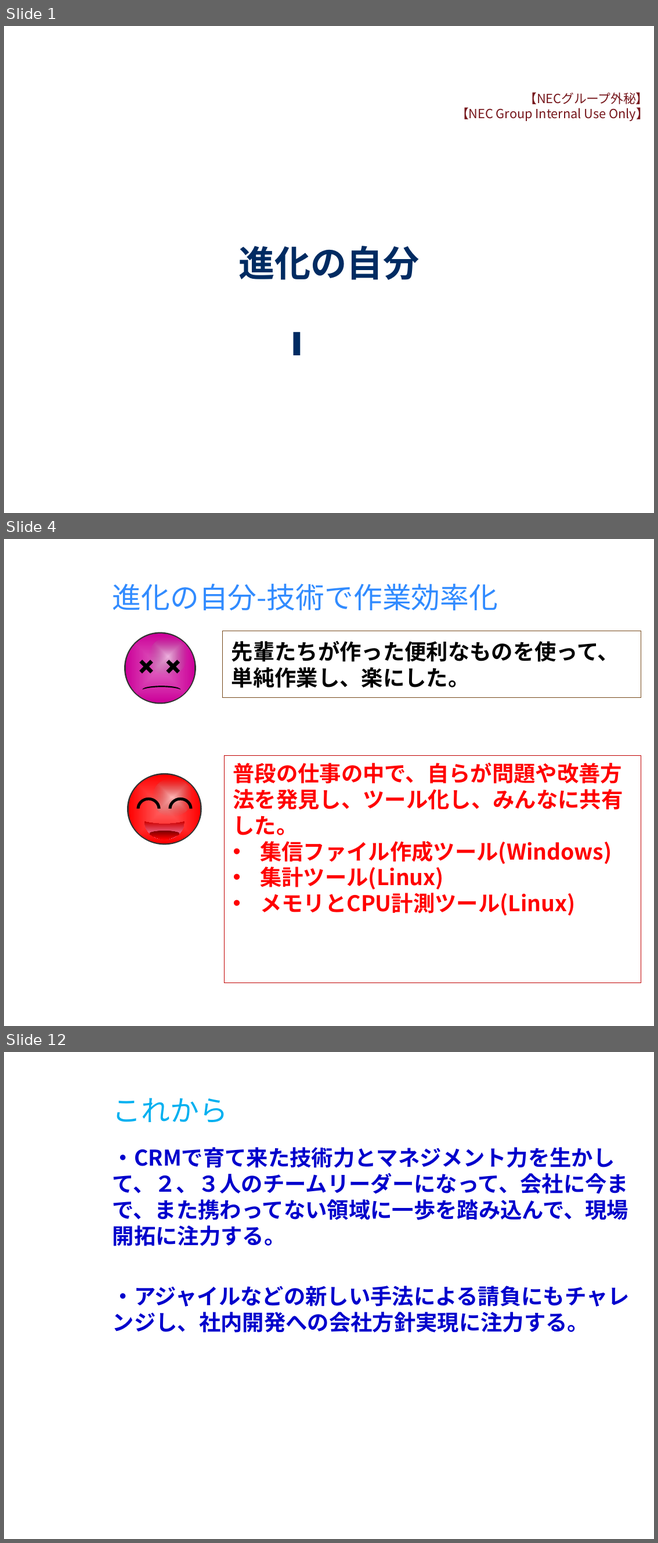
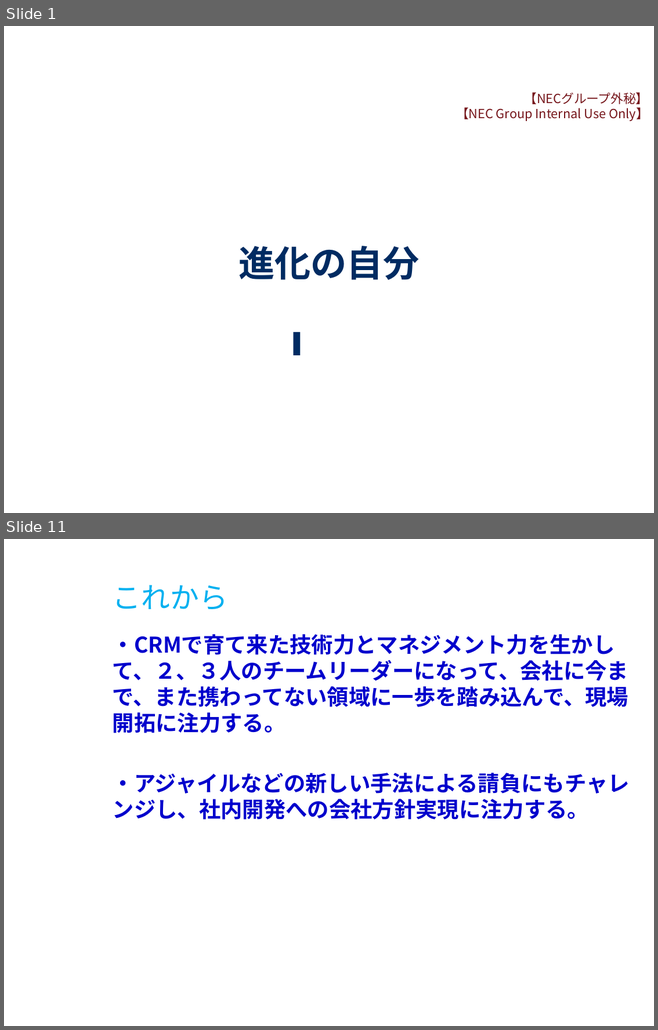
Before and after one commit to milo-bb/test, a slide deck: 昇格プレゼン(徐洋)_new.pptx. Shown one above the other, each under a label of ours: slides 1, 4 and 12 before the commit, slides 1 and 11 after it; the slides between them are not shown. The pictures are 658x1543 and 658x1030 pixels, drawn with LibreOffice and Linux fonts; fonts in the diff are those of the drawing; background and template pictures are left out. Boxes give left, top, right and bottom in pixels: in the first picture for what was removed or moved away, otherwise in the second. Text is boxed around its words. In the diff, an @@ line names an element or a change of style, - is before the commit and + after.

```diff
--- a/昇格プレゼン(徐洋)_new.pptx
+++ b/昇格プレゼン(徐洋)_new.pptx
@@ slide 4 removed at (4,539,654,1026), background picture (left out) @@
@@ title removed at (112,584,498,610) @@
-進化の自分-技術で作業効率化
@@ rectangle removed at (222,631,641,697) @@
-先輩たちが作った便利なものを使って、単純作業し、楽にした。
@@ group removed at (125,632,197,704): 3 ellipses, 2 freeform shapes, 1 moon @@
@@ rectangle removed at (224,755,641,983) @@
-普段の仕事の中で、自らが問題や改善方法を発見し、ツール化し、みんなに共有した。
-• 集信ファイル作成ツール(Windows)
-• 集計ツール(Linux)
-• メモリとCPU計測ツール(Linux)
@@ group removed at (127,774,201,846): 3 ellipses, 3 freeform shapes, 1 moon @@
@@ what was slide 12 is now slide 11 @@
```
Also in this commit, not shown: 5 slides changed, 4 slides added, 4 other slides removed, 1 other file.
